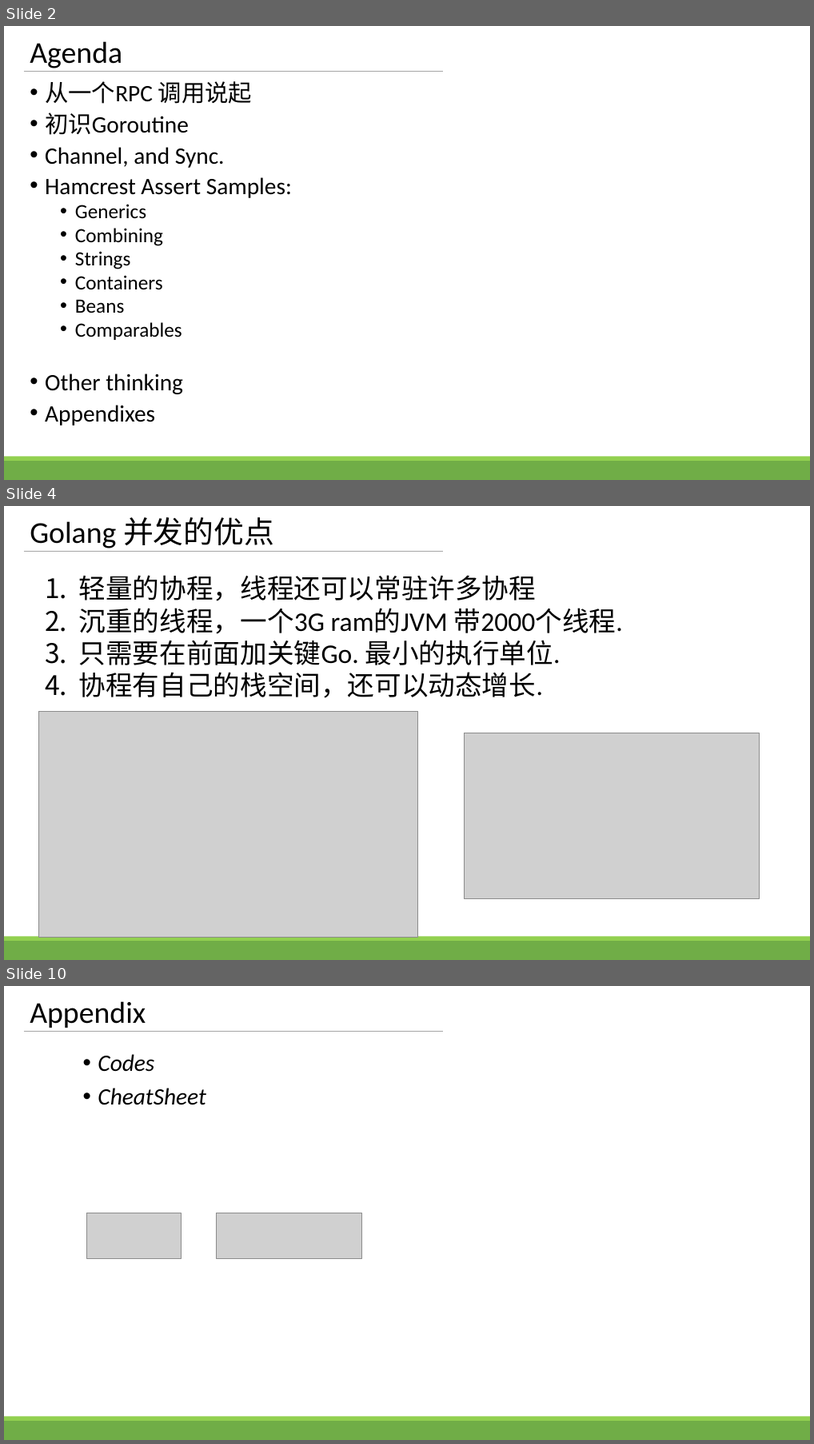
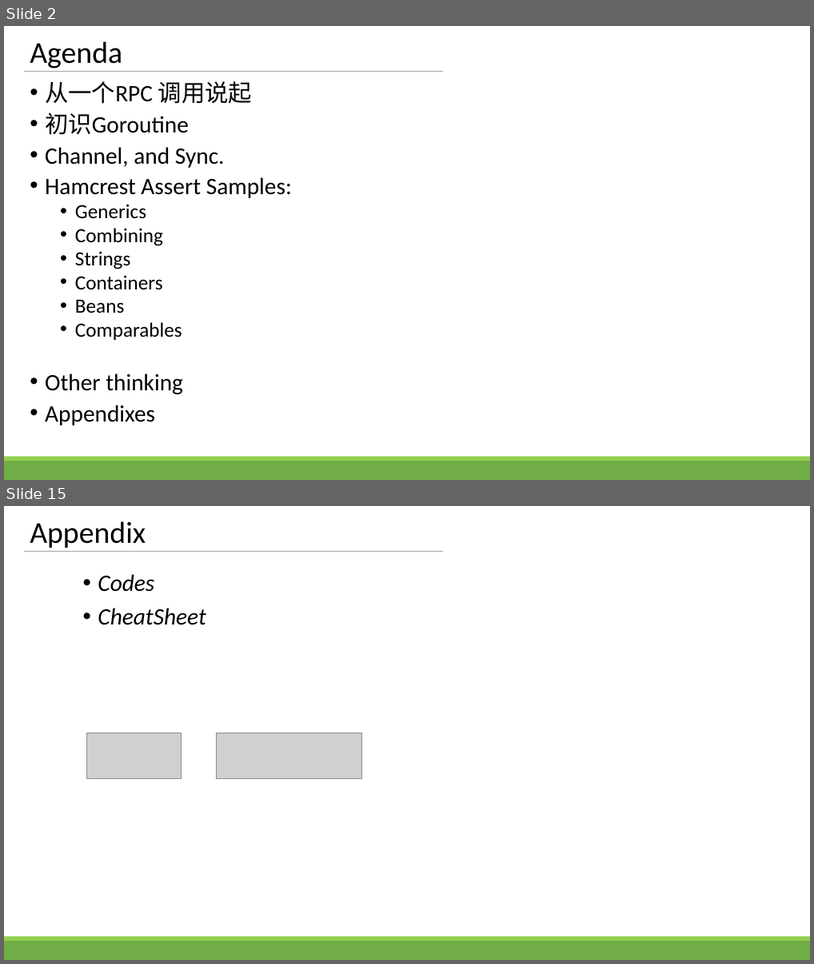
Before and after one commit to zhengbr2/sharing, a slide deck: GolangConcurency.pptx. Shown one above the other, each under a label of ours: slides 2, 4 and 10 before the commit, slides 2 and 15 after it; the slides between them are not shown. The pictures are 814x1444 and 814x964 pixels, drawn with LibreOffice and Linux fonts; fonts in the diff are those of the drawing; grey boxes stand for pictures. Boxes give left, top, right and bottom in pixels: in the first picture for what was removed or moved away, otherwise in the second. Text is boxed around its words. In the diff, an @@ line names an element or a change of style, - is before the commit and + after.

```diff
--- a/GolangConcurency.pptx
+++ b/GolangConcurency.pptx
@@ slide 4 removed at [4, 506, 810, 960], background #FFFFFF; not listed: 3 template elements that a slide beside it also shows @@
@@ title removed at [30, 517, 274, 548] @@
-Golang 并发的优点
@@ text removed at [79, 575, 623, 698] @@
-1. 轻量的协程，线程还可以常驻许多协程
-2. 沉重的线程，一个3G ram的JVM 带2000个线程.
-3. 只需要在前面加关键Go. 最小的执行单位.
-4. 协程有自己的栈空间，还可以动态增长.
@@ picture removed at [39, 711, 418, 936] @@
@@ picture removed at [464, 733, 759, 899] @@
@@ what was slide 10 is now slide 15 @@
```
Also in this commit, not shown: 6 slides changed, 6 slides added, 6 other files.
